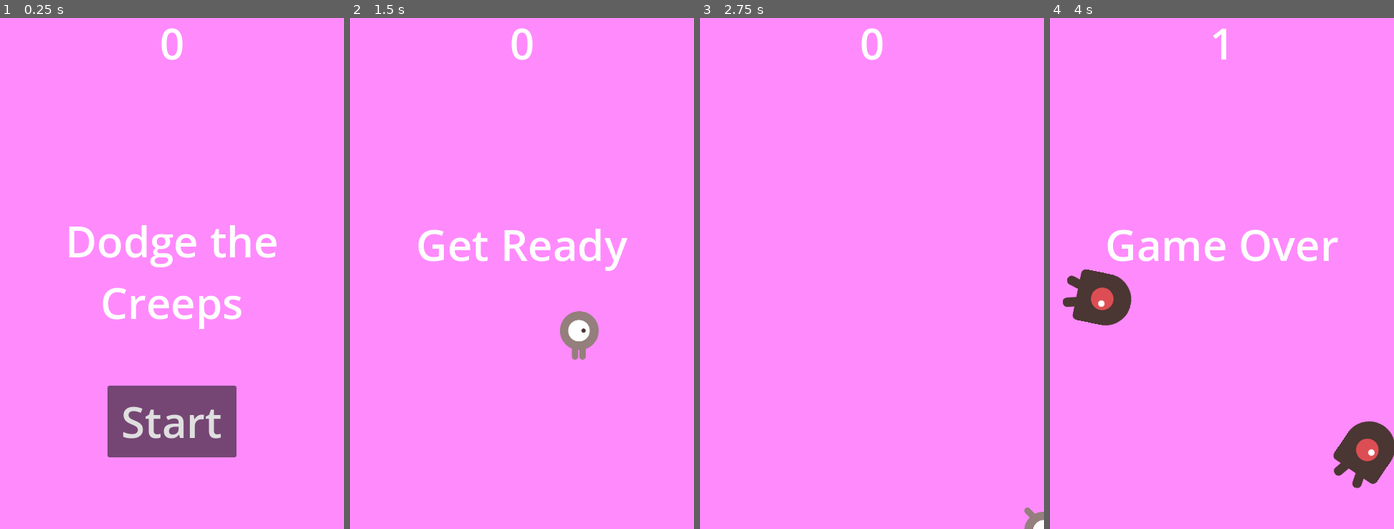
Above: before the commit, frames 1-4 (left to right).
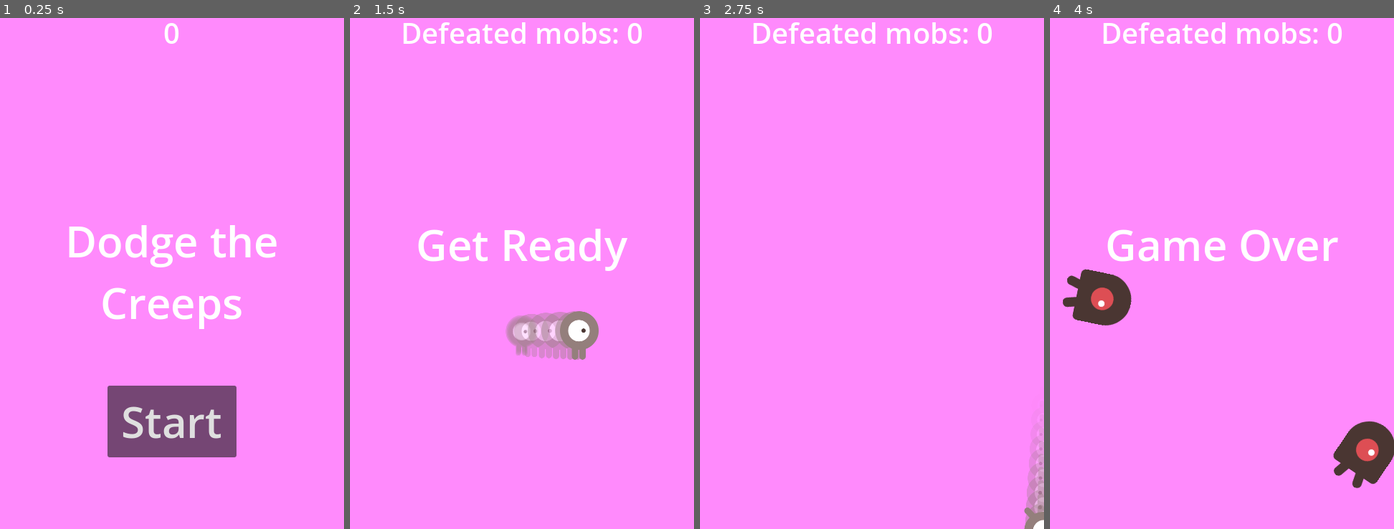
Above: after the commit, the same moments.

Repository: AdrianSasin/dodgeTheCreeps
Game: Godot game, scene res://Main.tscn
Same seed, same stepped clock (60 frames per second), same inputs: the game is played once before the commit and once after it.
Inputs:
- Up to frame 1 (0.25 s): no input
- Up to frame 2 (1.5 s): click "Start" at 0.5 s; tap Enter at 1.25 s; hold D (move_right) from 1.28 s (still down)
- Up to frame 3 (2.75 s): tap Space at 1.52, 2.27 s; release D (move_right) at 2.03 s; hold S (move_down) from 2.03 s (still down)
- Up to frame 4 (4 s): release S (move_down) at 2.78 s; hold D (move_right) 2.78-3.53 s; hold W (move_up) from 3.53 s (still down); tap Space at 3.77 s

The runs differ from the first frame. In frame 1, 0.2% of the frame differs, in the area x 46-54%, y 0-9%; in frame 2, 2.6%, in the area x 15-85%, y 0-67%; in frame 3, 1.9%; in frame 4, 1.1%.

Commit message:
Zmiany w score - zmieniono logikę zwiększania wyniku (nie polega już na timerze tylko na liczbie mobów, które opuścily plansze) - zmieniono rozmiar fontu dla label score

Diff:
--- a/HUD.gd
+++ b/HUD.gd
@@ -18,7 +18,7 @@
 
 
 func update_score(score):
-	$ScoreLabel.text = str(score)
+	$ScoreLabel.text = "Defeated mobs: " + str(score)
 
 
 func _on_StartButton_pressed():
--- a/HUD.tscn
+++ b/HUD.tscn
@@ -16,7 +16,7 @@
 anchor_right = 1.0
 offset_bottom = 78.0
 grow_horizontal = 2
-theme_override_font_sizes/font_size = 60
+theme_override_font_sizes/font_size = 40
 text = "0"
 horizontal_alignment = 1
 
--- a/Main.gd
+++ b/Main.gd
@@ -25,6 +25,8 @@
 func _on_MobTimer_timeout():
 	# Create a new instance of the Mob scene.
 	var mob = mob_scene.instantiate()
+	mob.defeated.connect(_on_mob_defeated)
+
 
 	# Choose a random location on Path2D.
 	var mob_spawn_location = get_node(^"MobPath/MobSpawnLocation")
@@ -55,3 +57,7 @@
 func _on_StartTimer_timeout():
 	$MobTimer.start()
 	$ScoreTimer.start()
+
+func _on_mob_defeated():
+	score += 1
+	$HUD.update_score(score)
--- a/Main.tscn
+++ b/Main.tscn
@@ -26,11 +26,13 @@
 color = Color(1, 0.5395985, 0.988493, 1)
 
 [node name="Player" parent="." instance=ExtResource("3")]
+position = Vector2(227, 182)
 
 [node name="MobTimer" type="Timer" parent="."]
 wait_time = 0.5
 
 [node name="ScoreTimer" type="Timer" parent="."]
+process_mode = 4
 
 [node name="StartTimer" type="Timer" parent="."]
 wait_time = 2.0
--- a/Mob.gd
+++ b/Mob.gd
@@ -5,6 +5,8 @@
 	##var mob_types = Array($AnimatedSprite2D.sprite_frames.get_animation_names())
 	$AnimatedSprite2D.animation = "walk"
 
+signal defeated
 
 func _on_VisibilityNotifier2D_screen_exited():
+	defeated.emit()
 	queue_free()
--- a/Player.tscn
+++ b/Player.tscn
@@ -67,7 +67,6 @@
 
 [node name="Trail" type="GPUParticles2D" parent="."]
 z_index = -1
-emitting = false
 amount = 10
 texture = ExtResource("2")
 speed_scale = 2.0
Not shown: 1 places in HUD.tscn that only renumber resources
